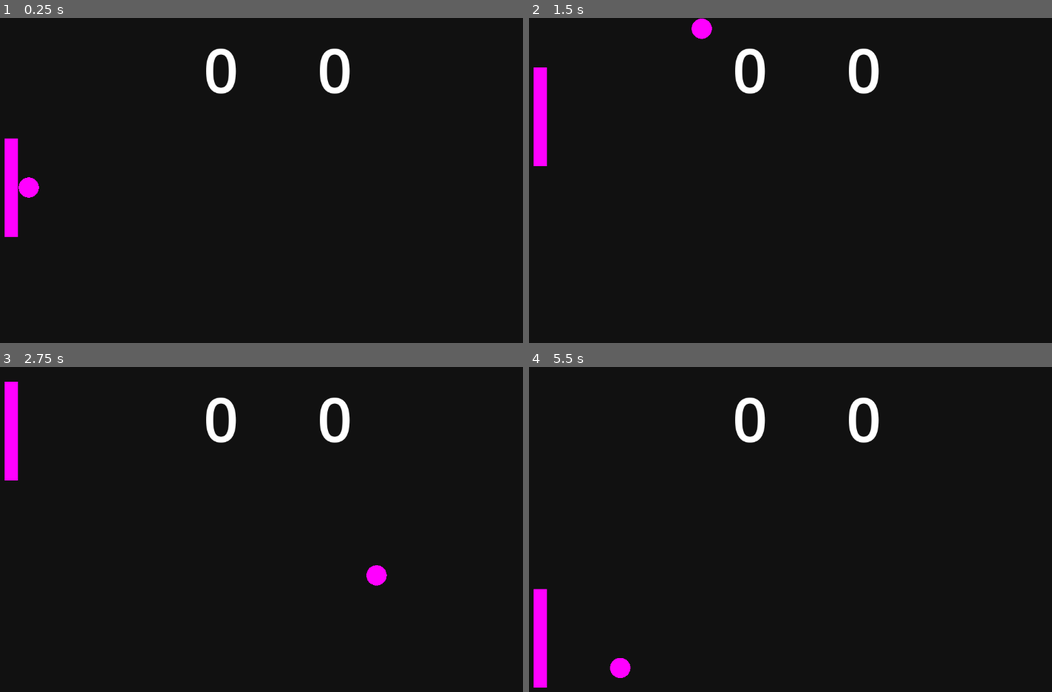
Above: before the commit, frames 1-4 (two rows, left to right).
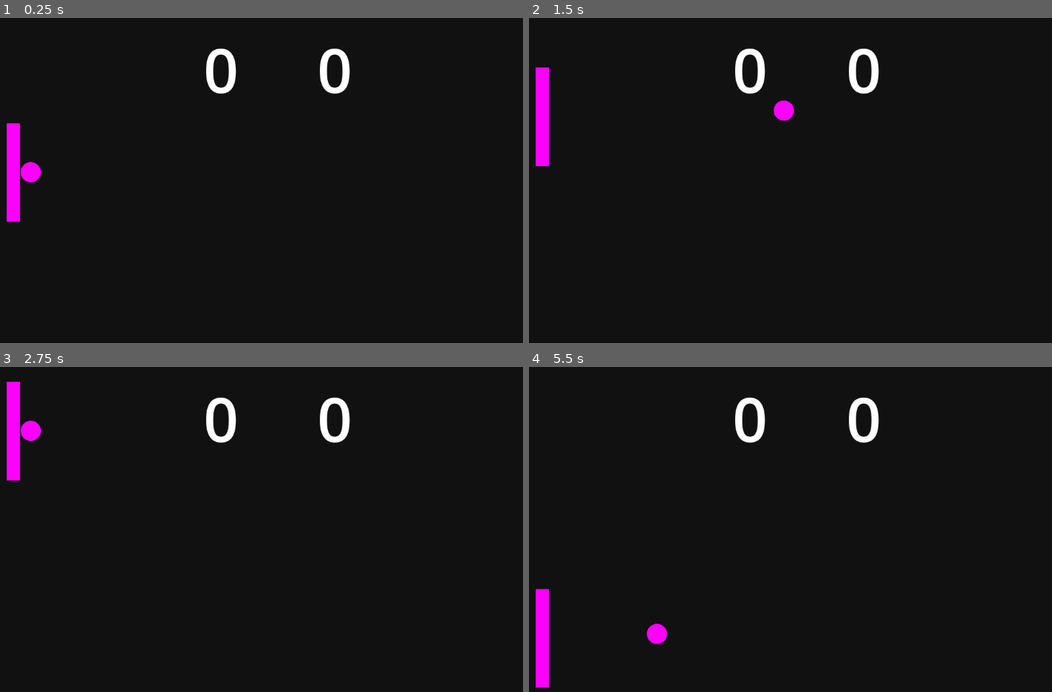
Above: after the commit, the same moments.

Repository: tnrbns/gnop_137
Game: Godot game, scene res://scenes/gameplay.tscn
The game is run twice, just before and just after one commit, with the same random seed, the same clock (stepped at 60 frames per second) and the same inputs. This scene is started directly instead of the project's main scene.
Inputs (mouse positions are in pixels of both pictures, inside the frame that each line leads up to):
- Up to frame 1 (0.25 s): no input
- Up to frame 2 (1.5 s): tap Enter at 0.5 s; move the mouse to (926, 167) at 0.52 s; hold W 0.53-1.28 s; click (926, 167) at 0.6 s; move the mouse to (680, 200) at 1.27 s; hold S from 1.28 s (still down); tap I at 1.35 s
- Up to frame 3 (2.75 s): move the mouse to (329, 461) at 2.02 s; release S at 2.03 s; hold W from 2.03 s (still down); tap K at 2.1 s
- Up to frame 4 (5.5 s): move the mouse to (769, 597) at 2.77 s; click (769, 597) at 2.85 s; move the mouse to (973, 581) at 3.52 s; release W at 3.53 s; hold S from 3.53 s (still down); tap I at 3.6 s; move the mouse to (617, 484) at 4.27 s; tap K at 4.35 s; move the mouse to (827, 532) at 5.02 s; click (827, 532) at 5.1 s

The runs differ from the first frame. In frame 1, 0.8% of the frame differs, in the area x 0-8%, y 32-68%; in frame 2, 0.7%; in frame 3, 0.7%; in frame 4, 0.7%.

Commit message:
ball n paddle

Diff:
--- a/src/scenes/gameplay.tscn
+++ b/src/scenes/gameplay.tscn
@@ -56,7 +56,7 @@
 shape = SubResource("RectangleShape2D_0qtug")
 
 [node name="Player" parent="." instance=ExtResource("1_ymufi")]
-position = Vector2(73, 332)
+position = Vector2(77, 302)
 
 [node name="Ball" parent="." instance=ExtResource("2_vfwaw")]
 visible = false
--- a/src/scripts/ball.gd
+++ b/src/scripts/ball.gd
@@ -1,6 +1,6 @@
 extends Area2D
 
-const SPEED = 450.0
+const SPEED = 700.0
 var direction = Vector2.ZERO
 var is_attached = true # Determines if the ball is still following the player
 var player = null # Reference to the player node
--- a/src/scripts/player_2d.gd
+++ b/src/scripts/player_2d.gd
@@ -25,7 +25,11 @@
 		ball = ball_scene.instantiate()
 		ball.player = self # Pass reference of the player to the ball
 		get_parent().add_child(ball)
-		ball.global_position = global_position + Vector2(35, 0) # Offset as needed
+		if side == 'p1':
+			ball.global_position = global_position + Vector2(35, 0) # Offset as needed
+		else:
+			ball.global_position = global_position + Vector2(35, 0) # Offset as needed
+
 
 	# Shoot the ball
 	if Input.is_action_just_pressed("shoot") and ball.is_attached:
